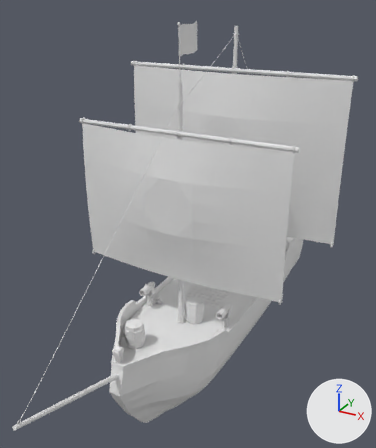
The FBX model Assets/Geometry/EnemyShip.fbx as it was, and as the next commit left it.
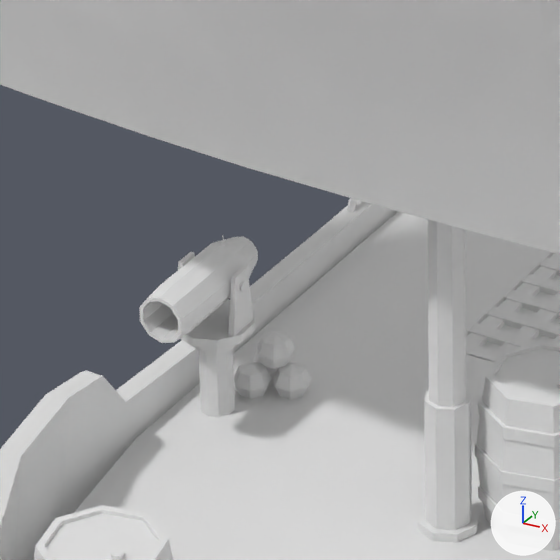
The first picture shows the older version from a 50 mm camera at (10.33, -21.47, 16.53) aimed at (-0.05, -2.6, 7.1). The close-ups show both versions on the part from 32% to 52% of the width and 56% to 73% of the height of that picture; other places that the commit changed are outside them. Every picture has the same lights, and +X, +Y and +Z are marked at lower right. Where no turn or scale is listed for an object, it has been applied to the vertices. Vertices at the same position are counted once.

The first close-up shows 'Barrel2', 'Barrel2.001', 'BarrelRings.002', 'CannonBallPile2', 'CannonStarboardHorizontal', 'CannonStartboardVertical', 'Floor', 'FrontMast', 'FrontMastCover', 'FrontSail', 'Grate', 'Hull'.
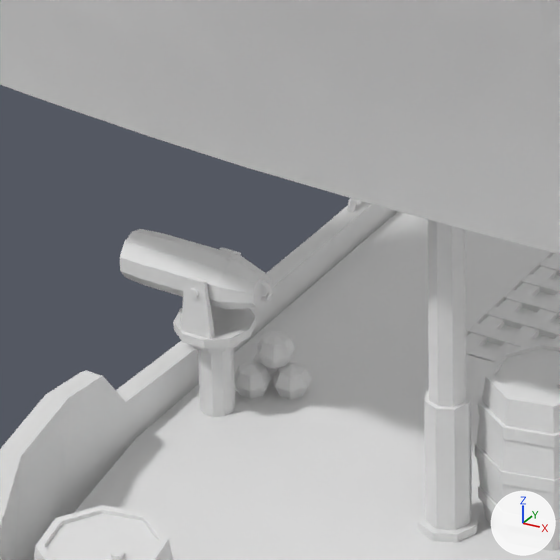
The newer file is also turned or shifted as a whole; pictures and numbers use the older file's frame.

Edits to the scene script, one JSON object a line:
```json
{"block": "me_cylinder_019", "where": "# used by ob_cannonstarboardhorizontal; location = (-2.058, -2.895, 3.037)"}
{"op": "remove", "block": "me_cylinder_019", "code": "me_cylinder_019.from_pydata(...)  # 36 vertices, 60 faces; spans x -0.263..0.263, y -0.276..0.276, z -0.032..0.451"}
{"op": "add", "block": "me_cylinder_019", "code": "me_cylinder_019.from_pydata(...)  # 36 vertices, 60 faces; spans x -0.276..0.276, y -0.263..0.263, z -0.032..0.451"}
{"block": "me_cylinder_019", "change": "me_cylinder_019 part 3: the loose piece of 20 vertices spanning x -0.263..0.263, y -0.276..0.276, z -0.032..0.032 is turned -90 degrees about the z axis through its middle"}
{"block": "me_cylinder_019", "change": "me_cylinder_019 part 4: the loose piece of 8 vertices spanning x -0.232..-0.187, y -0.122..0.122, z 0.026..0.451 is deleted"}
{"block": "me_cylinder_019", "change": "me_cylinder_019 part 5: the loose piece of 8 vertices spanning x 0.187..0.232, y -0.122..0.122, z 0.026..0.451 is deleted"}
{"block": "me_cylinder_019", "change": "me_cylinder_019 part 6: 8 vertices added at x -0.122..0.122, y 0.187..0.232, z 0.026..0.451"}
{"block": "me_cylinder_019", "change": "me_cylinder_019 part 7: 8 vertices added at x -0.122..0.122, y -0.232..-0.187, z 0.026..0.451"}
{"block": "me_torus_013", "where": "me_torus_013.from_pydata(...)  # 172 vertices, 328 faces; spans x -0.242..0.243, y -0.637..0.471, z -0.174..0.201"}
{"block": "me_torus_013", "where": "# used by ob_cannonstartboardvertical; location = (-2.058, -2.896, 3.386)"}
{"block": "me_torus_013", "change": "me_torus_013 part 1: the loose piece of 20 vertices spanning x 0.146..0.243, y -0.035..0.034, z -0.031..0.034 is turned -90 degrees about the z axis through its middle, then moved by (-0.196, -0.192, 0.0)"}
{"block": "me_torus_013", "change": "me_torus_013 part 2: the loose piece of 80 vertices spanning x -0.175..0.175, y -0.637..0.384, z -0.174..0.194 is turned -90 degrees about the z axis through its middle, then moved by (-0.128, 0.128, 0.0)"}
```

What differs and where, as boxes [x1, y1, x2, y2] in the close-ups (560 x 560 px; the box of a moved part takes in the faces that stretch with it):
```json
{"object": "CannonStartboardVertical", "change": "reshaped", "before": [139, 236, 258, 343], "after": [120, 229, 273, 309], "on screen": "28% wider, 25% shorter"}
{"object": "CannonStarboardHorizontal", "change": "reshaped", "before": [178, 252, 255, 349], "after": [173, 247, 256, 349], "on screen": "8% wider"}
{"part": 1, "of": "me_torus_013", "change": "moved or reshaped", "before": [239, 281, 247, 292], "after": [189, 288, 199, 299]}
{"part": 2, "of": "me_torus_013", "change": "moved or reshaped", "before": [139, 236, 258, 343], "after": [120, 229, 271, 309]}
{"part": 3, "of": "me_cylinder_019", "change": "moved or reshaped", "before": [180, 299, 255, 349], "after": [173, 305, 256, 349]}
{"part": 4, "of": "me_cylinder_019", "change": "deleted", "before": [178, 252, 195, 270]}
{"part": 5, "of": "me_cylinder_019", "change": "deleted", "before": [229, 267, 254, 336]}
{"part": 6, "of": "me_cylinder_019", "change": "added", "after": [219, 247, 248, 311]}
{"part": 7, "of": "me_cylinder_019", "change": "added", "after": [181, 275, 215, 339]}
```
